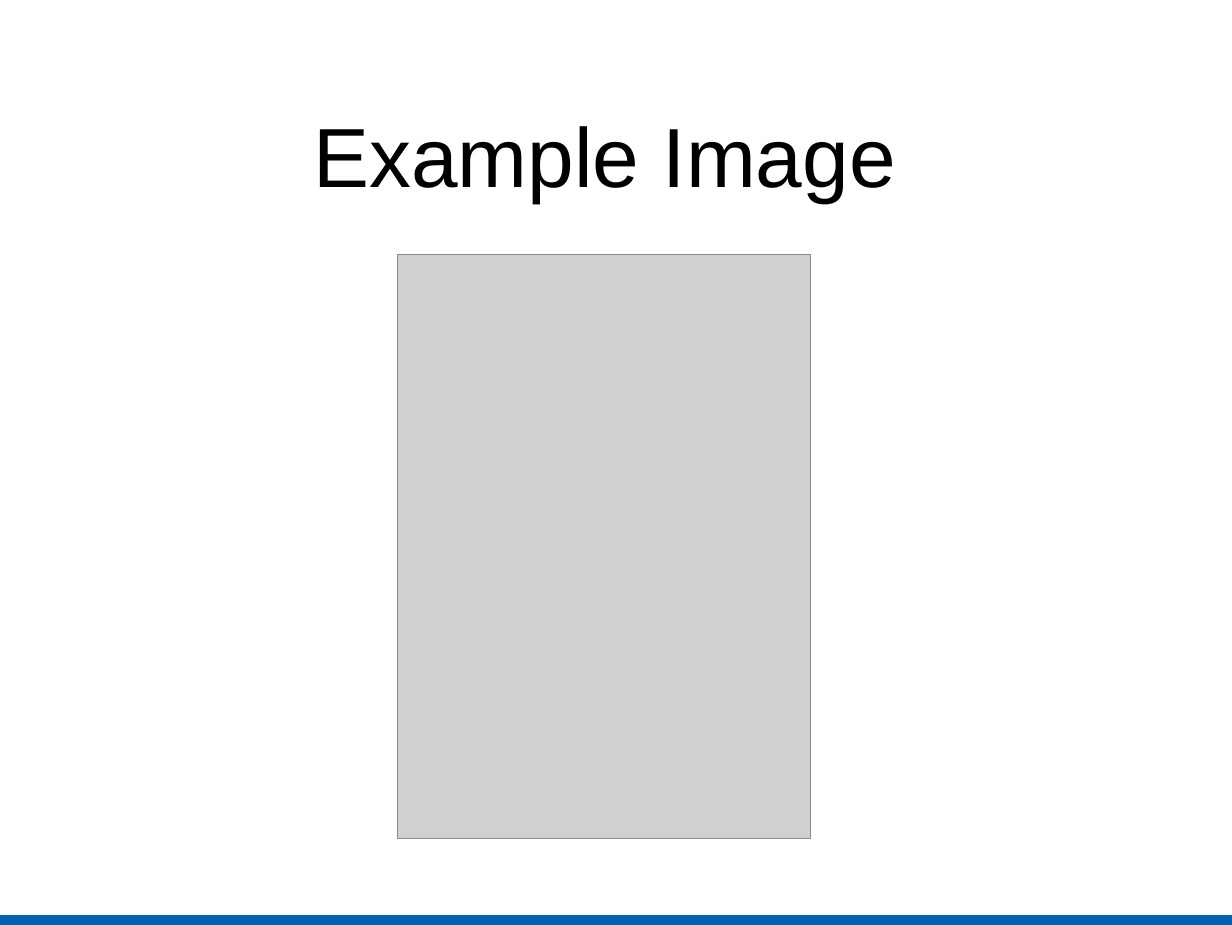
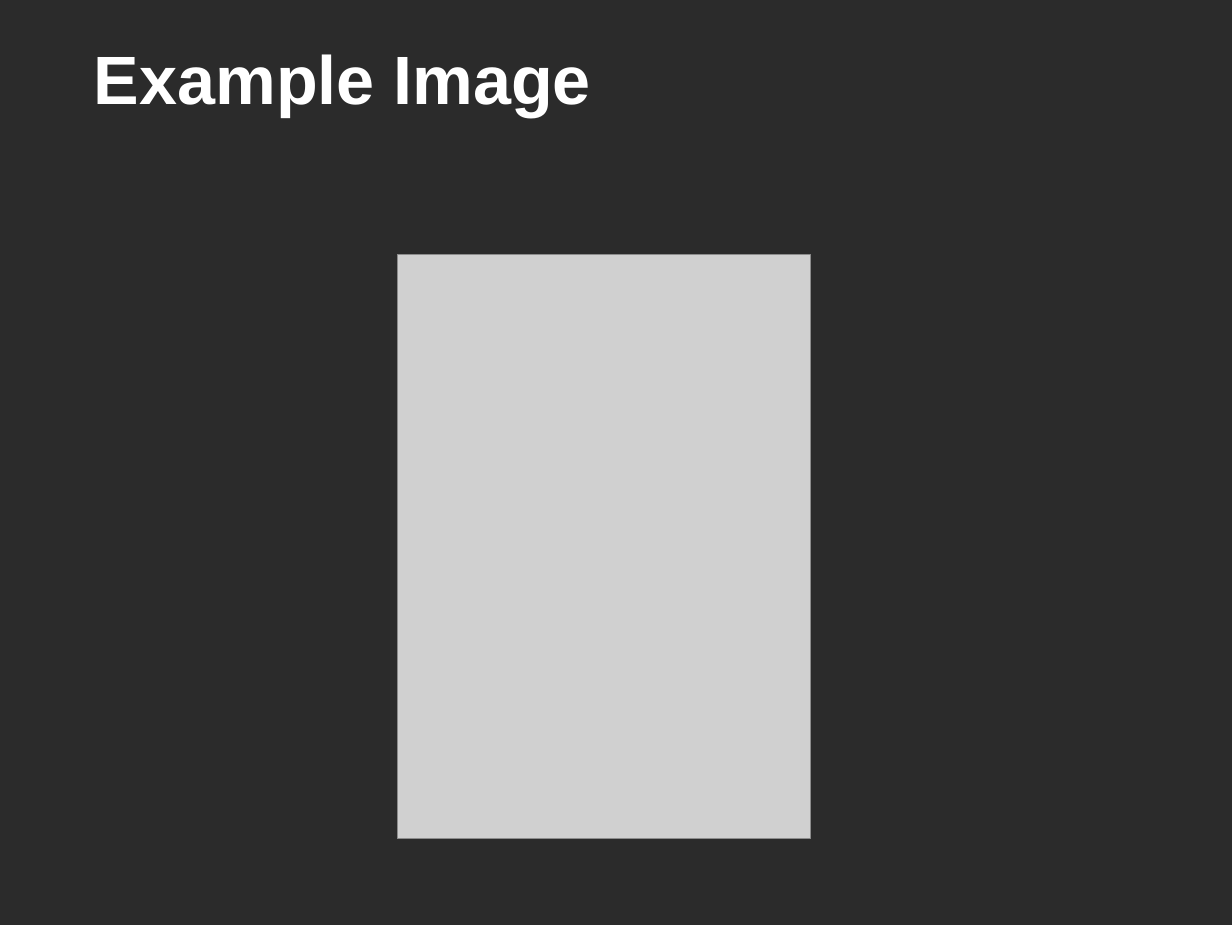
Before and after one commit to kratos12000/FastXMLDiff, a slide deck: slide 14 of Presentation/Slides.odp (slide 13 before the commit). Drawn at 1232x925 pixels with LibreOffice and Linux fonts; fonts in the diff are those of the drawing; grey boxes stand for pictures; background and template pictures are left out; a plain dark background stands for a picture behind light text. Boxes give left, top, right and bottom in pixels: in the first picture for what was removed or moved away, otherwise in the second. Text is boxed around its words. In the diff, an @@ line names an element or a change of style, - is before the commit and + after.

```diff
--- a/Presentation/Slides.odp
+++ b/Presentation/Slides.odp
@@ background #FFFFFF to picture (left out) @@
@@ title "Example Image": place and size @@
-title "Example Image" at bbox=[314, 126, 896, 203]
+title "Example Image" at bbox=[94, 54, 591, 117]
@@ title "Example Image" at bbox=[94, 54, 591, 117]: size 54 to 44 pt, text colour #000000 to #FFFFFF, bold on; alignment centre to left @@
@@ rectangle removed at bbox=[0, 914, 1232, 925] @@
```
Also in this commit, not shown: 32 other slides changed, 3 slides added, 1 other file.
